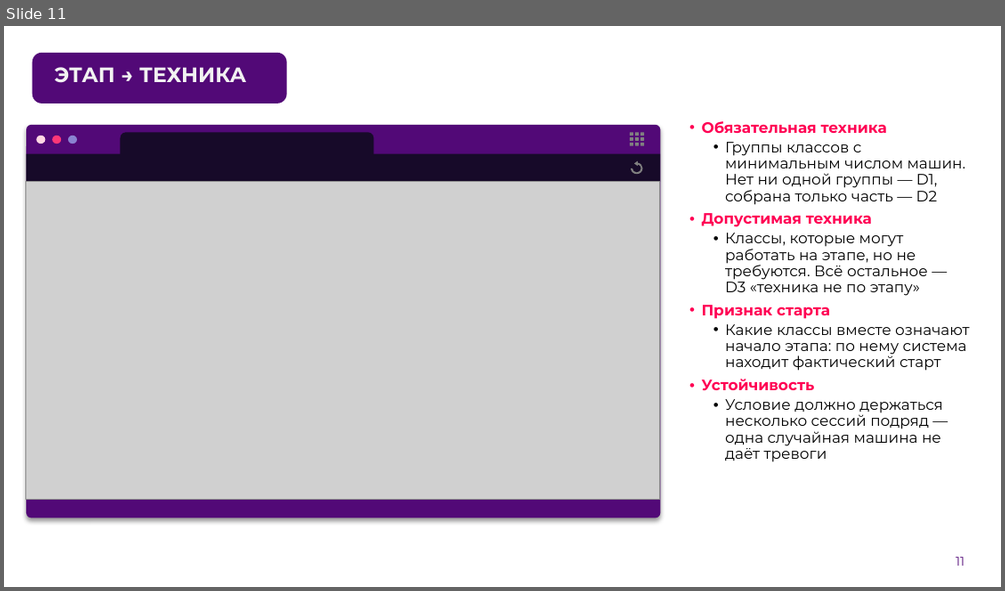
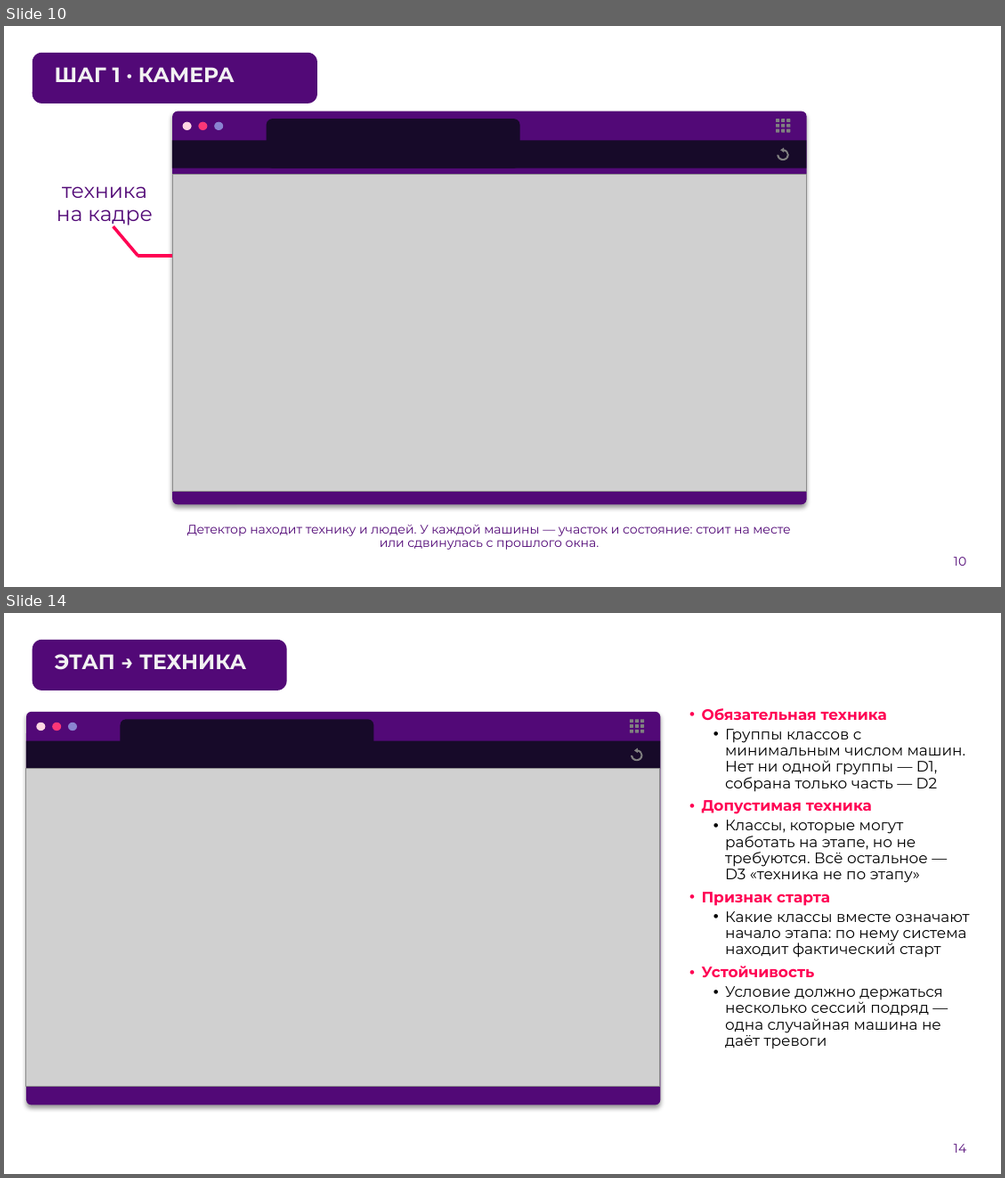
Before and after one commit to denbugg/ConstructionSupervision, a slide deck: docs/presentation.pptx. Shown one above the other, each under a label of ours: slide 11 before the commit, slides 10 and 14 after it; the slides between them are not shown. The pictures are 1005x591 and 1005x1178 pixels, drawn with LibreOffice and Linux fonts; fonts in the diff are those of the drawing; grey boxes stand for pictures; background and template pictures are left out. Boxes give left, top, right and bottom in pixels: in the first picture for what was removed or moved away, otherwise in the second. Text is boxed around its words. In the diff, an @@ line names an element or a change of style, - is before the commit and + after.

```diff
--- a/docs/presentation.pptx
+++ b/docs/presentation.pptx
@@ slide 10 added at [4, 26, 1001, 587], background picture (left out) @@
@@ rounded rectangle added at [32, 52, 317, 103], fill #520977 @@
@@ title added at [55, 67, 235, 82], 20 pt, text #F2F2F2, bold @@
+ШАГ 1 · КАМЕРА
@@ group added at [172, 111, 807, 505]: 10 freeform shapes, 4 ellipses, 2 rounded rectangles, 1 rectangle, 1 picture @@
@@ text added at [57, 186, 153, 225], 20 pt, text #520977 @@
+техника
+на кадре
@@ line added from (138, 256) to (113, 226), #FF0053 3 pt @@
@@ line added from (172, 256) to (138, 256), #FF0053 3 pt @@
@@ text added at [187, 524, 790, 549], 12 pt, text #520977 @@
+Детектор находит технику и людей. У каждой машины — участок и состояние: стоит на месте или сдвинулась с прошлого окна.
@@ page number added at [954, 556, 966, 565], 12 pt, text #520977 @@
+10
@@ what was slide 11 is now slide 14 @@
@@ page number at [954, 1143, 966, 1152]: text changed @@
-11
+14
```
Also in this commit, not shown: 3 other slides added, 1 slide removed, 1 other file.
